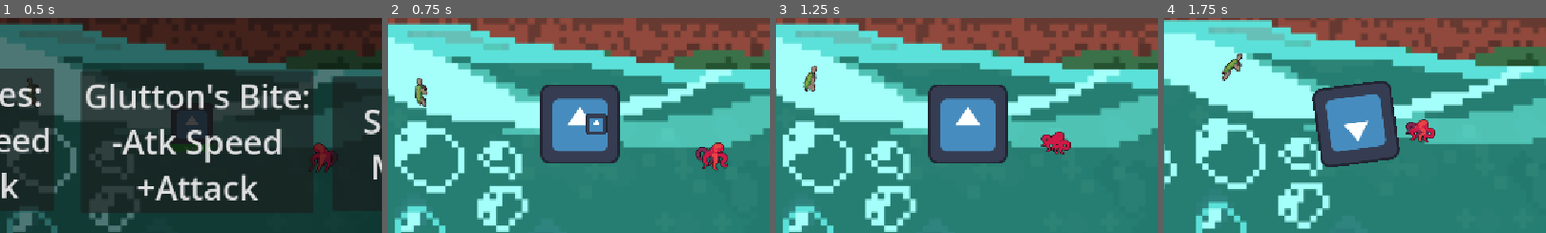
Above: before the commit, frames 1-4 (left to right).
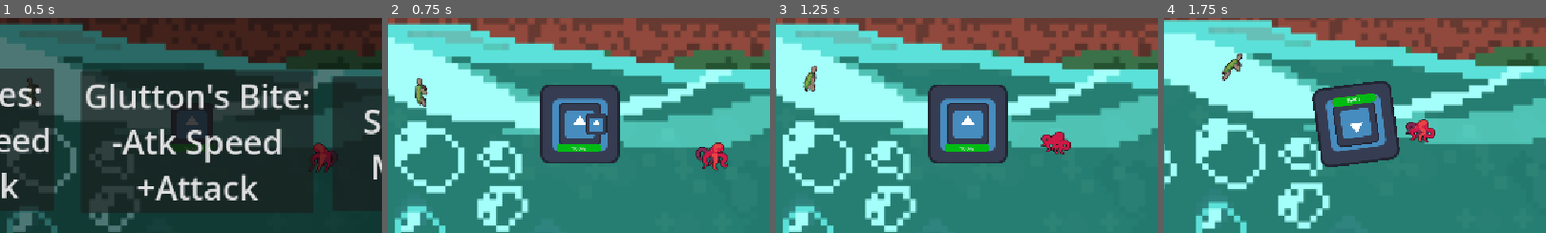
Above: after the commit, the same moments.

Repository: GavinWu42711/Campfire
Game: Godot game, scene res://Scenes/level_1.tscn
Same seed, same stepped clock (60 frames per second), same inputs: the game is played once before the commit and once after it. The engine's default icon, where the game draws it, is replaced by a stand-in: a white triangle on a blue panel in a dark square.
Inputs (mouse positions are % of the whole screen's width and height, from its top left):
- Up to frame 1 (0.5 s): no input
- Up to frame 2 (0.75 s): tap Enter at 0.5 s; move the mouse to (72, 45) at 0.52 s; click (72, 45) at 0.6 s
- Up to frame 3 (1.25 s): no input
- Up to frame 4 (1.75 s): move the mouse to (30, 55) at 1.27 s; right-click (30, 55) at 1.35 s
The pictures show only the part of the screen within x 25-75%, y 25-75%; the shares and areas given below are measured in that part.

Frame 1 is identical in both runs. In frame 2, 1.5% of the frame differs, in the area x 44-56%, y 39-63%; in frame 3, 1.7%; in frame 4, 1.8%, in the area x 43-57%, y 35-61%.

Commit message:
Sprite overlap player fix

Diff:
--- a/campfire/Scenes/Player.tscn
+++ b/campfire/Scenes/Player.tscn
@@ -8,6 +8,9 @@
 [ext_resource type="PackedScene" uid="uid://ddoe248tjh7ao" path="res://Scenes/upgrade_spikes.tscn" id="6_nn08x"]
 [ext_resource type="PackedScene" uid="uid://4k3ej70vw0ce" path="res://Scenes/upgrade_tentacles.tscn" id="7_52ee3"]
 [ext_resource type="PackedScene" uid="uid://d4fumy5g21bmn" path="res://Scenes/upgrade_glutton.tscn" id="8_bhhdu"]
+
+[sub_resource type="CircleShape2D" id="CircleShape2D_kpjcp"]
+radius = 85.02353
 
 [sub_resource type="StyleBoxFlat" id="StyleBoxFlat_gntrk"]
 bg_color = Color(1, 0, 0, 1)
@@ -23,31 +26,16 @@
 corner_radius_bottom_right = 100
 corner_radius_bottom_left = 100
 
-[sub_resource type="CircleShape2D" id="CircleShape2D_kpjcp"]
-radius = 85.02353
-
 [node name="CharacterBody2D" type="CharacterBody2D" unique_id=642714803]
 collision_layer = 4
 collision_mask = 4
 script = ExtResource("1_gntrk")
-
-[node name="Sprite2D" type="Sprite2D" parent="." unique_id=126056785]
-texture = ExtResource("2_gntrk")
 
 [node name="Tentacles" parent="." unique_id=79731013 instance=ExtResource("3_5ixxa")]
 process_mode = 4
 visible = false
 position = Vector2(70, 0)
 scale = Vector2(0.3917232, 2.116013)
-
-[node name="HpBar" type="ProgressBar" parent="." unique_id=555031898]
-offset_left = -71.0
-offset_top = 59.0
-offset_right = 63.0
-offset_bottom = 86.0
-theme_override_styles/background = SubResource("StyleBoxFlat_gntrk")
-theme_override_styles/fill = SubResource("StyleBoxFlat_dewec")
-value = 100.0
 
 [node name="Spikes" parent="." unique_id=954835427 instance=ExtResource("4_5ixxa")]
 process_mode = 4
@@ -63,6 +51,18 @@
 
 [node name="CollisionShape2D" type="CollisionShape2D" parent="." unique_id=89703414]
 shape = SubResource("CircleShape2D_kpjcp")
+
+[node name="Sprite2D" type="Sprite2D" parent="." unique_id=126056785]
+texture = ExtResource("2_gntrk")
+
+[node name="HpBar" type="ProgressBar" parent="." unique_id=555031898]
+offset_left = -71.0
+offset_top = 59.0
+offset_right = 63.0
+offset_bottom = 86.0
+theme_override_styles/background = SubResource("StyleBoxFlat_gntrk")
+theme_override_styles/fill = SubResource("StyleBoxFlat_dewec")
+value = 100.0
 
 [node name="Camera2D" type="Camera2D" parent="." unique_id=392294217]
 zoom = Vector2(0.5, 0.5)
